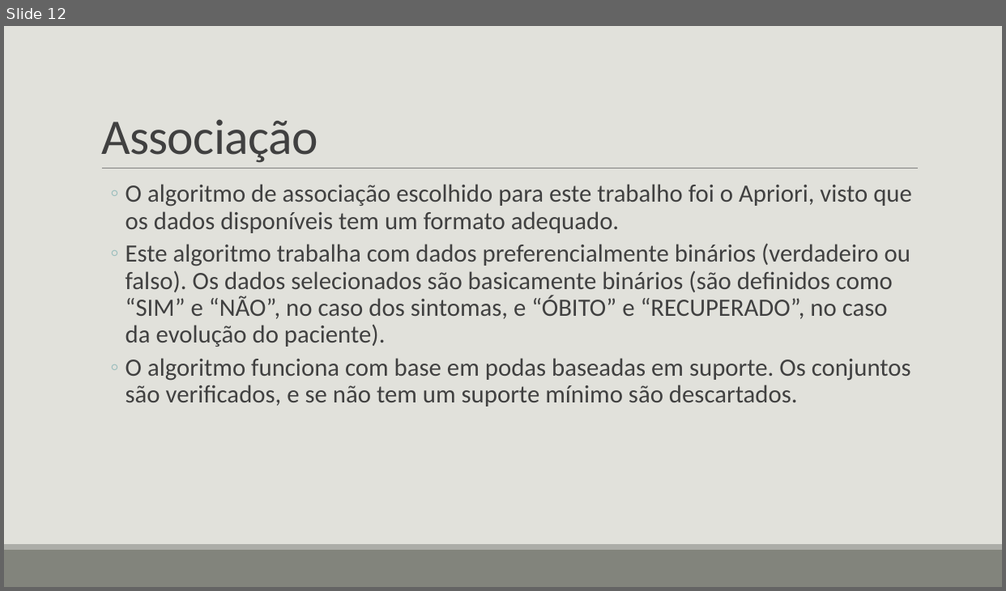
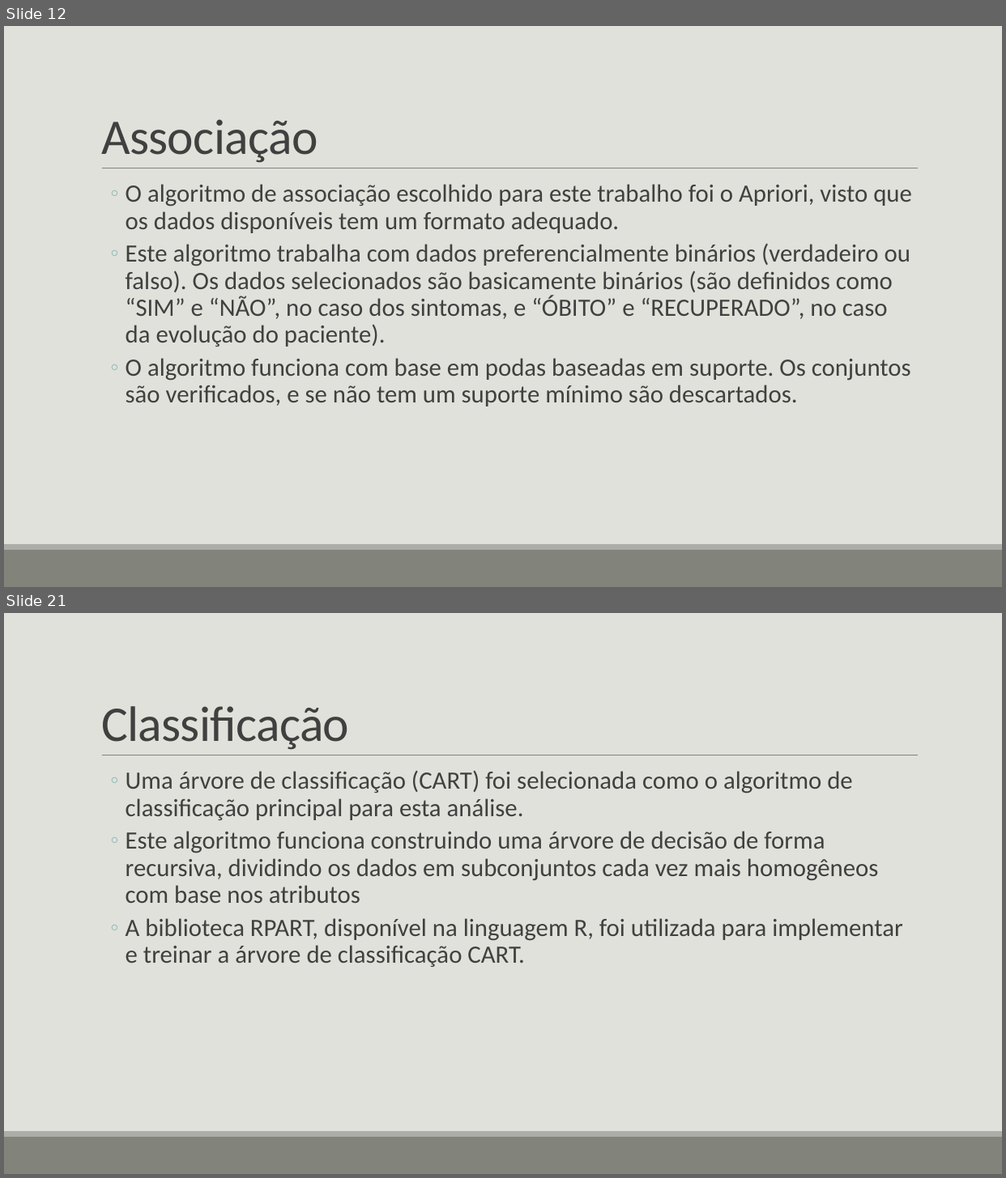
Before and after one commit to gvheisler/KDD-COVID-19, a slide deck: presentation/presentation.pptx. Shown one above the other, each under a label of ours: slide 12 before the commit, slides 12 and 21 after it; the slides between them are not shown. The pictures are 1006x591 and 1006x1178 pixels, drawn with LibreOffice and Linux fonts; fonts in the diff are those of the drawing. Boxes give left, top, right and bottom in pixels: in the first picture for what was removed or moved away, otherwise in the second. Text is boxed around its words. In the diff, an @@ line names an element or a change of style, - is before the commit and + after.

```diff
--- a/presentation/presentation.pptx
+++ b/presentation/presentation.pptx
@@ slide 21 added at (x1=4, y1=613, x2=1002, y2=1174), background #E1E1DB; not listed: 3 template elements that a slide beside it also shows @@
@@ title added at (x1=101, y1=706, x2=349, y2=750), 48 pt, text #404040 @@
+Classificação
@@ text added at (x1=126, y1=771, x2=902, y2=967), 24 pt, text #404040 @@
+  ◦ Uma árvore de classificação (CART) foi selecionada como o algoritmo de classificação principal para esta análise.
+  ◦ Este algoritmo funciona construindo uma árvore de decisão de forma recursiva, dividindo os dados em subconjuntos cada vez mais homogêneos com base nos atributos
+  ◦ A biblioteca RPART, disponível na linguagem R, foi utilizada para implementar e treinar a árvore de classificação CART.
```
Also in this commit, not shown: 3 slides changed, 13 other slides added, 8 other files.
